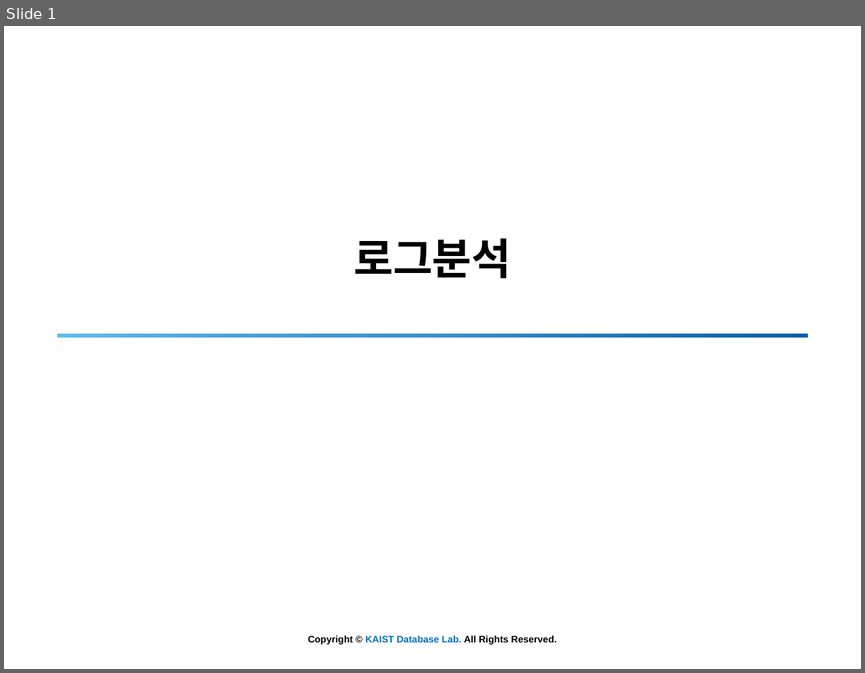
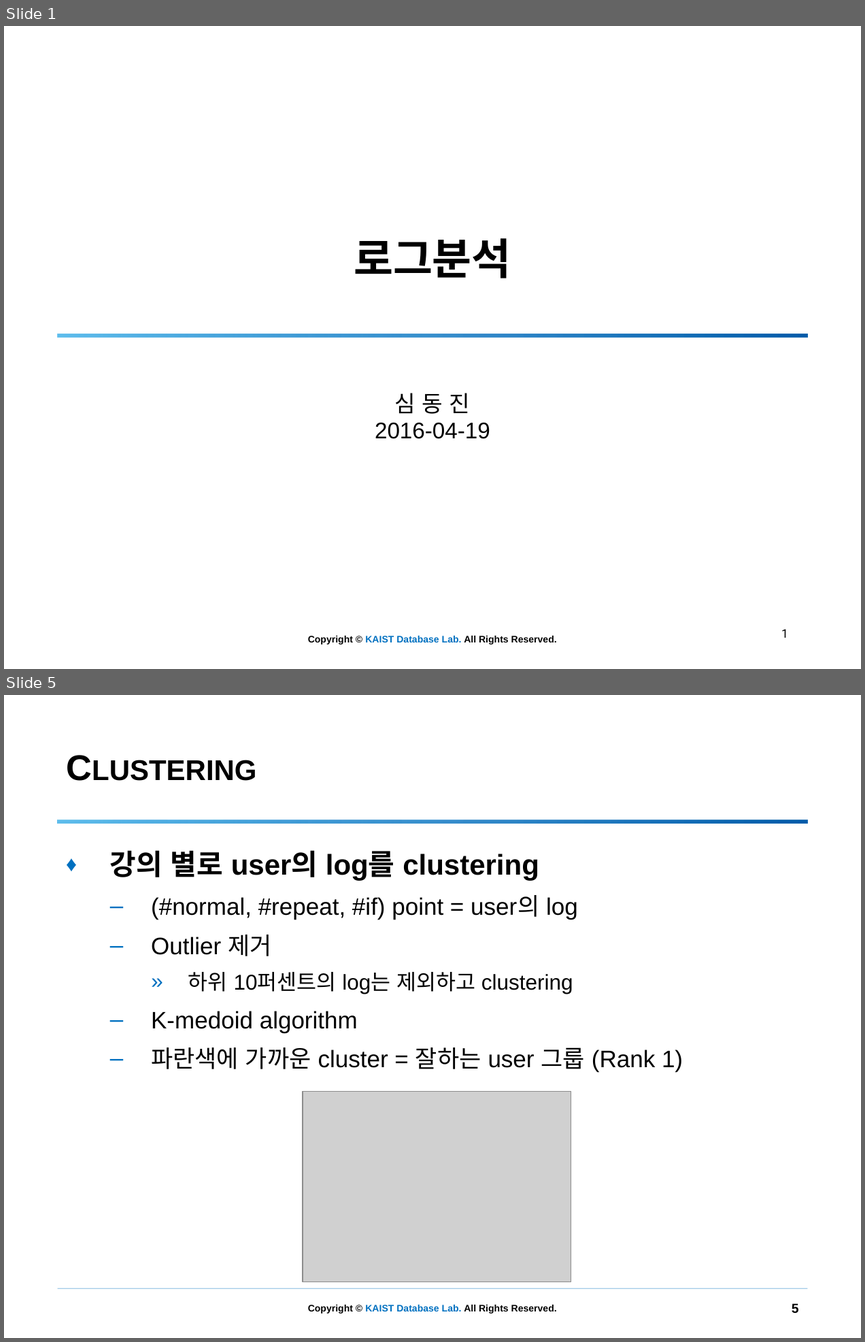
Before and after one commit to simdj/entry_log_analysis, a slide deck: 160419 로그분석 - 3.pptx. Shown one above the other, each under a label of ours: slide 1 before the commit, slides 1 and 5 after it; the slides between them are not shown. The pictures are 865x673 and 865x1342 pixels, drawn with LibreOffice and Linux fonts; fonts in the diff are those of the drawing; grey boxes stand for pictures; background and template pictures are left out. Boxes give left, top, right and bottom in pixels: in the first picture for what was removed or moved away, otherwise in the second. Text is boxed around its words. In the diff, an @@ line names an element or a change of style, - is before the commit and + after.

```diff
--- a/160419 로그분석 - 3.pptx
+++ b/160419 로그분석 - 3.pptx
@@ slide 5 added at [4,695,861,1338], background #FFFFFF; not listed: 1 template element that a slide beside it also shows @@
@@ rectangle added at [57,820,807,824], fill gradient #5FBEED to #0070C0 to #015CAA @@
@@ text added at [110,850,683,1072], 20 pt, text #000000 @@
+♦ 강의 별로 user의 log를 clustering
+  – (#normal, #repeat, #if) point = user의 log
+  – Outlier 제거
+    » 하위 10퍼센트의 log는 제외하고 clustering
+  – K-medoid algorithm
+  – 파란색에 가까운 cluster = 잘하는 user 그룹 (Rank 1)
@@ title added at [402,853,539,881], 30 pt, text #000000, bold, small capitals @@
+Clustering
@@ picture added at [302,1091,570,1281] @@
@@ line added from (57, 1288) to (808, 1288), #0070C0 0.25 pt @@
@@ page number added at [791,1303,799,1312], 11 pt, text #000000, bold @@
+5
@@ slide 1 changed as well @@
@@ subtitle added at [375,393,490,439], 19 pt, text #000000 @@
+심 동 진
+2016-04-19
@@ page number added at [781,628,788,637], 10 pt, text #000000 @@
+1
```
Also in this commit, not shown: 2 other slides changed, 25 other slides added, 9 slides removed, 9 other files.
